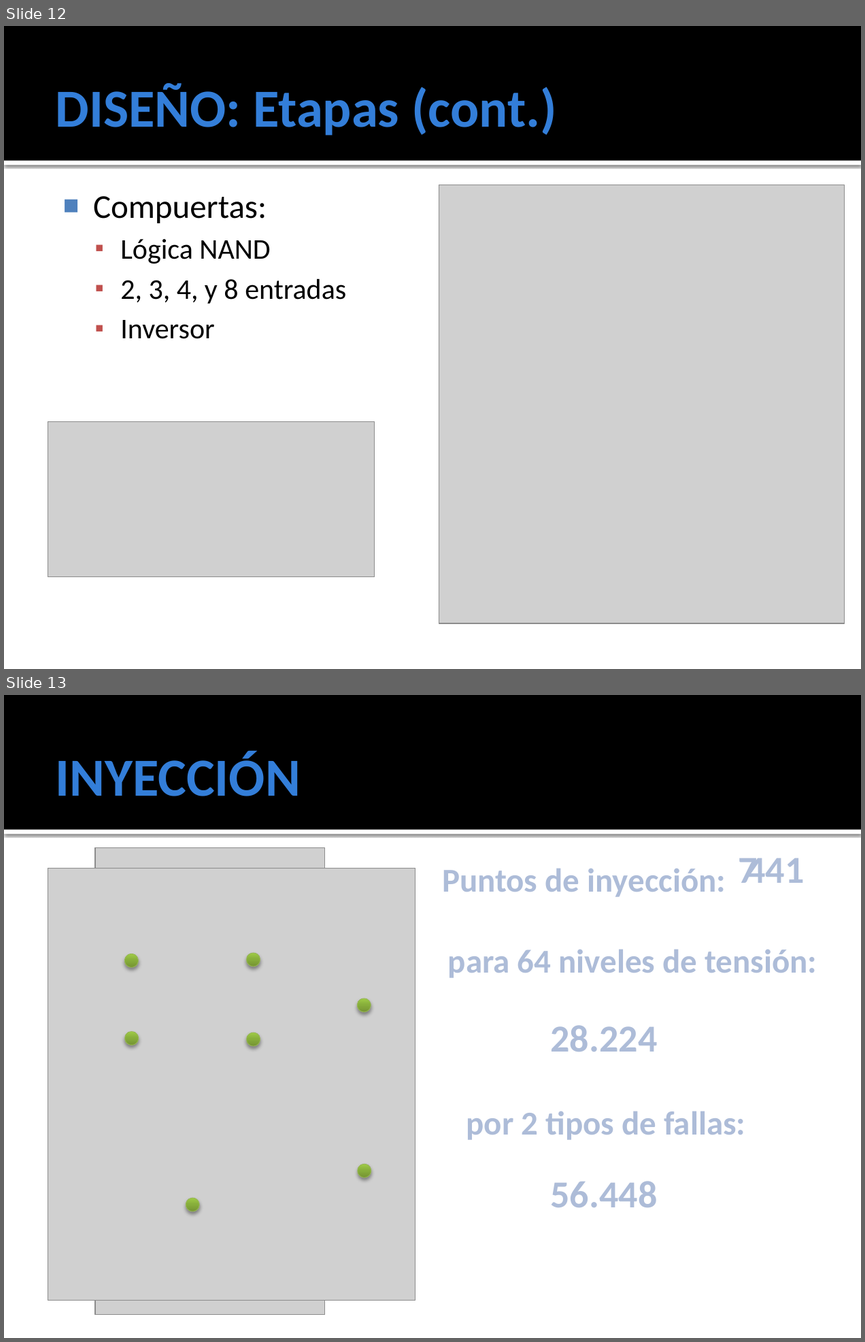
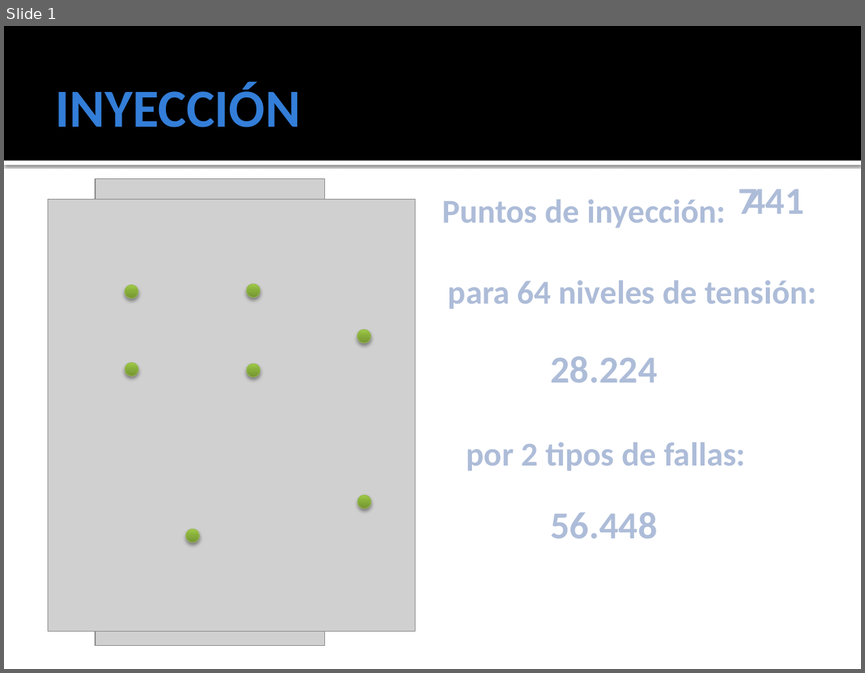
Before and after one commit to ginotkj/fiocs, a slide deck: Documentation/Documentacion/PRESENTACION_FACU.pptx. Shown one above the other, each under a label of ours: slides 12 and 13 before the commit, slide 1 after it. The pictures are 865x1342 and 865x673 pixels, drawn with LibreOffice and Linux fonts; fonts in the diff are those of the drawing; grey boxes stand for pictures. Boxes give left, top, right and bottom in pixels: in the first picture for what was removed or moved away, otherwise in the second. Text is boxed around its words. In the diff, an @@ line names an element or a change of style, - is before the commit and + after.

```diff
--- a/Documentation/Documentacion/PRESENTACION_FACU.pptx
+++ b/Documentation/Documentacion/PRESENTACION_FACU.pptx
@@ slide 12 removed at [4, 26, 861, 669], background #FFFFFF; not listed: 2 template elements that a slide beside it also shows @@
@@ title removed at [56, 83, 557, 135] @@
-DISEÑO: Etapas (cont.)
@@ picture removed at [439, 184, 844, 623] @@
@@ text removed at [93, 196, 346, 339] @@
-■ Compuertas:
-  ▪ Lógica NAND
-  ▪ 2, 3, 4, y 8 entradas
-  ▪ Inversor
@@ picture removed at [48, 422, 374, 577] @@
@@ what was slide 13 is now slide 1 @@
```
Also in this commit, not shown: 1 slide changed, 1 slide added, 12 other slides removed, 8 other files.
